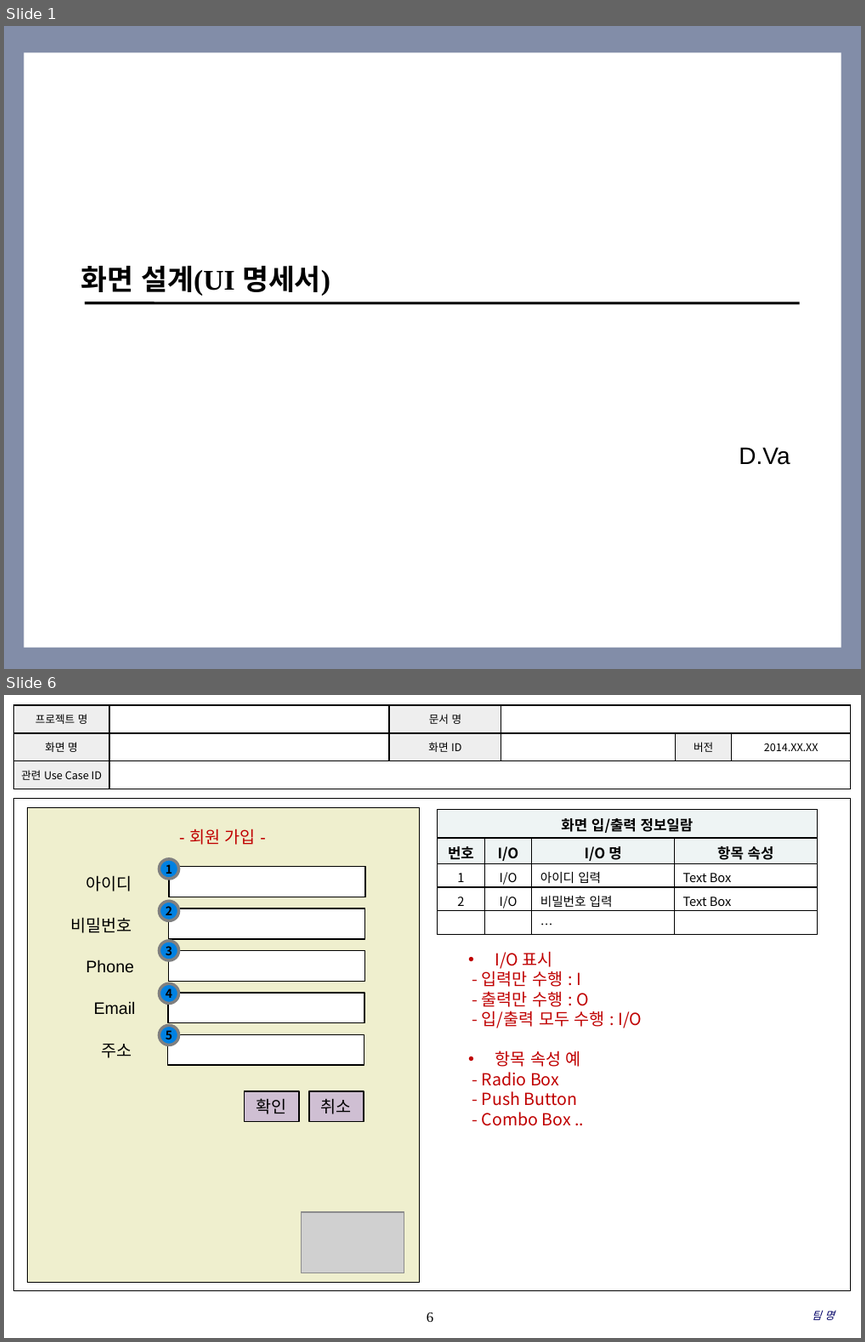
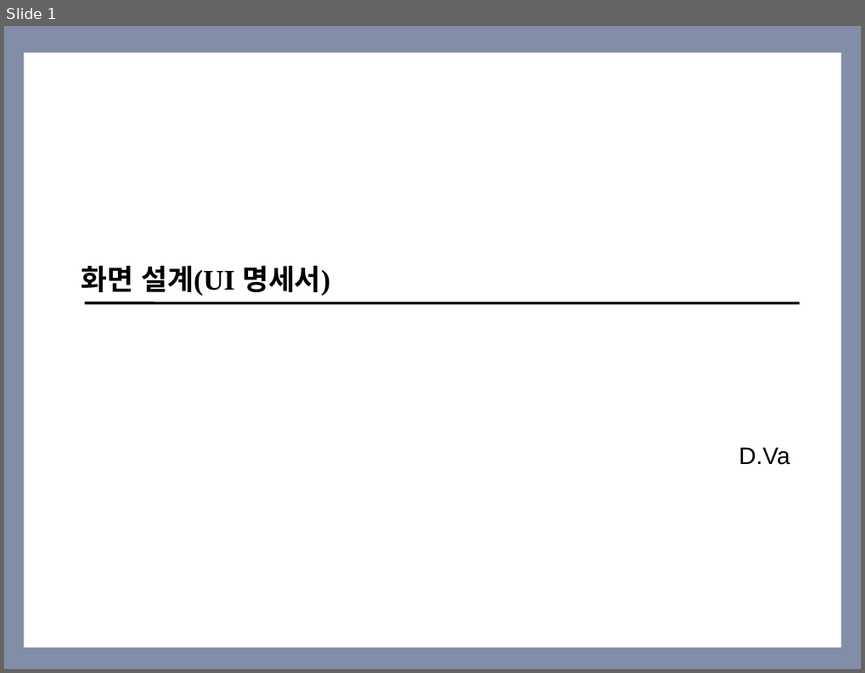
Before and after one commit to SMU-SE-Admin/2018_Capstone_D.VA_Doc, a slide deck: 03 설계/UI Design.pptx. Shown one above the other, each under a label of ours: slides 1 and 6 before the commit, slide 1 after it; the slides between them are not shown. The pictures are 865x1342 and 865x673 pixels, drawn with LibreOffice and Linux fonts; fonts in the diff are those of the drawing; grey boxes stand for pictures; background and template pictures are left out. Boxes give left, top, right and bottom in pixels: in the first picture for what was removed or moved away, otherwise in the second. Text is boxed around its words. In the diff, an @@ line names an element or a change of style, - is before the commit and + after.

```diff
--- a/03 설계/UI Design.pptx
+++ b/03 설계/UI Design.pptx
@@ slide 6 removed at [4,695,861,1338], background #FFFFFF @@
@@ table removed at [13,705,850,789], 3 rows, 6 columns @@
-프로젝트 명 |  | 문서 명 |  |  | 
-화면 명 |  | 화면 ID |  | 버전 | 2014.XX.XX
-관련 Use Case ID |  |  |  |  | 
@@ rectangle removed at [13,798,851,1291] @@
@@ table removed at [438,810,817,934], 5 rows, 4 columns @@
-화면 입/출력 정보일람 |  |  | 
-번호 | I/O | I/O 명 | 항목 속성
-1 | I/O | 아이디 입력 | Text Box
-2 | I/O | 비밀번호 입력 | Text Box
- |  | … | 
@@ ellipse removed at [159,859,179,879] @@
-1
@@ ellipse removed at [159,901,179,920] @@
-2
@@ ellipse removed at [159,941,179,960] @@
-3
@@ text removed at [482,951,642,1126] @@
-• I/O 표시
-- 입력만 수행 : I
-- 출력만 수행 : O
-- 입/출력 모두 수행 : I/O
-• 항목 속성 예
-- Radio Box
-- Push Button
-- Combo Box ..
@@ ellipse removed at [159,984,179,1004] @@
-4
@@ ellipse removed at [159,1025,179,1044] @@
-5
@@ group removed at [27,808,420,1281]: 8 rectangles, 6 texts, 1 picture @@
-확인
-- 회원 가입 -
-아이디
-비밀번호
-Phone
-Email
-주소
-취소
@@ page number removed at [426,1312,433,1321] @@
-6
@@ text removed at [812,1310,834,1320] @@
-팀 명
```
Also in this commit, not shown: 5 slides changed, 13 slides added, 1 other slide removed, 29 other files.
